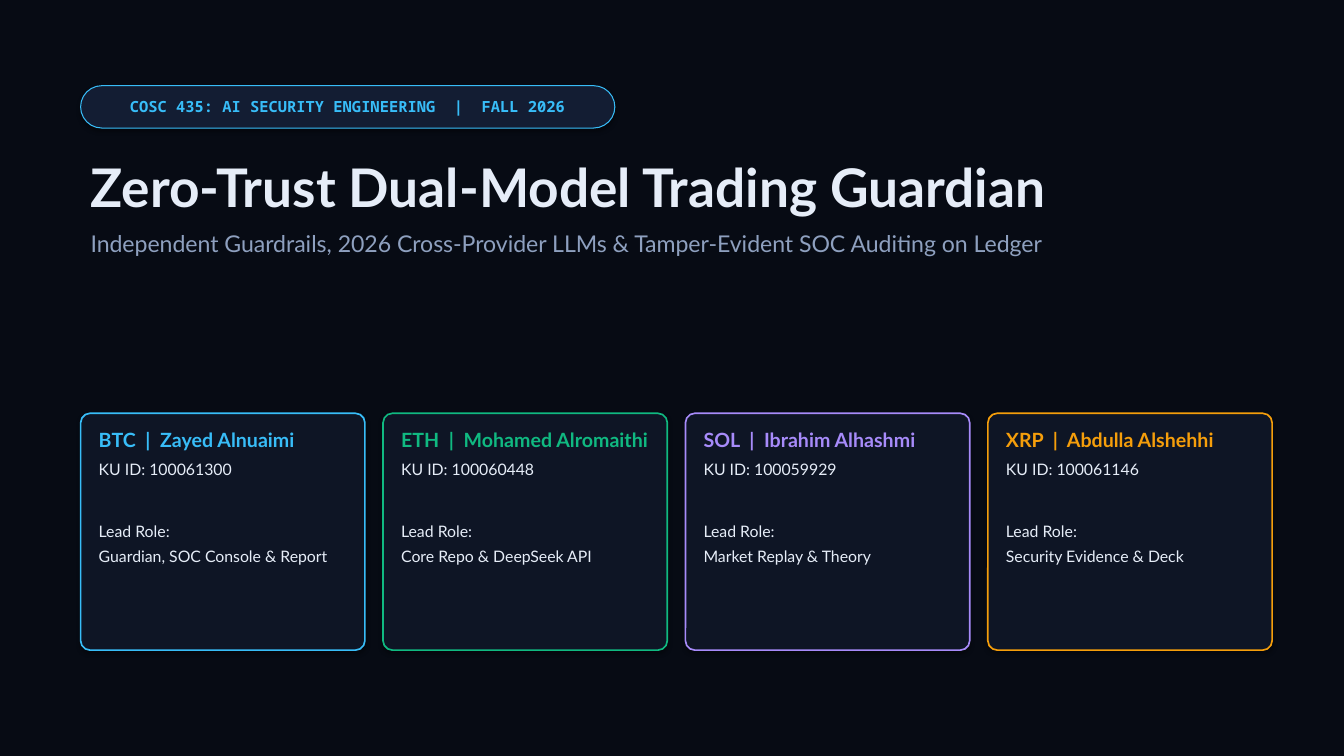
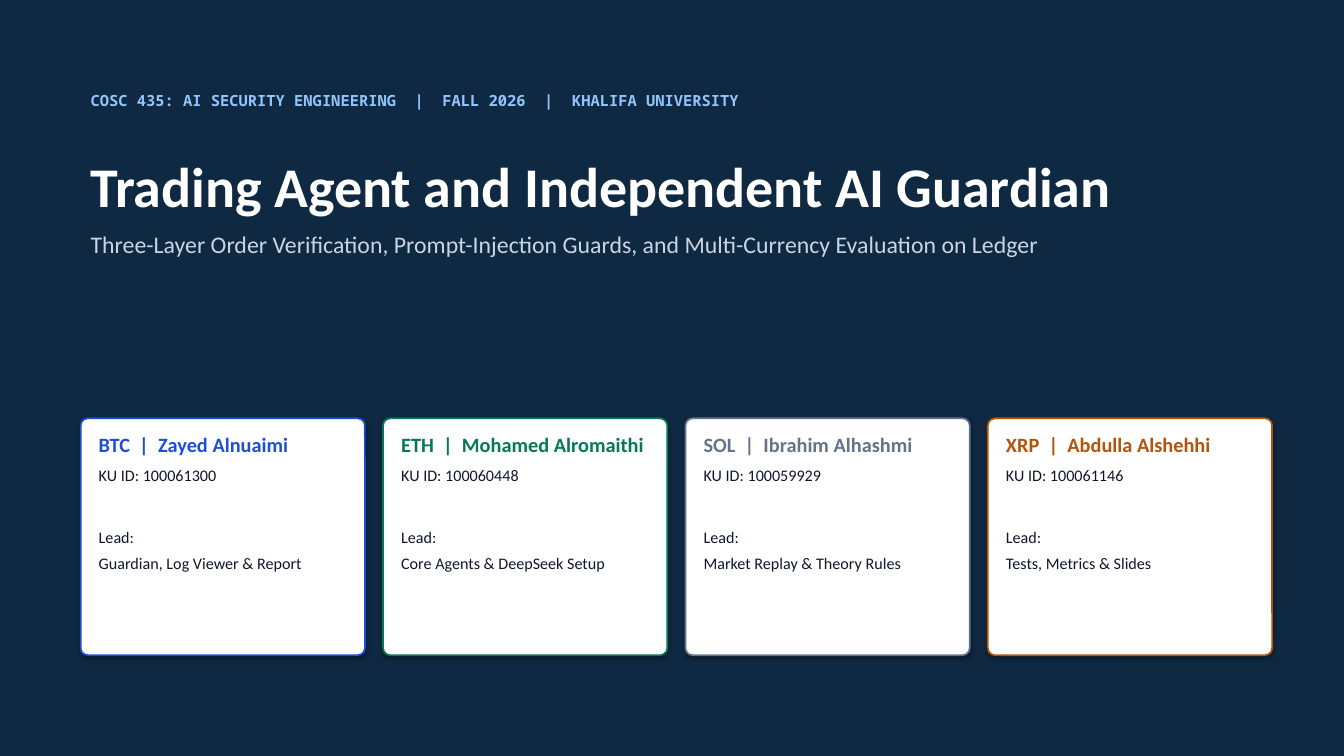
Before and after one commit to HaLTic/Ai_Security_Ledger_Project, a slide deck: slide 1 of slides/COSC435_Ledger_Guardian_Demo.pptx. Drawn at 1344x756 pixels with LibreOffice and Linux fonts; fonts in the diff are those of the drawing. Boxes give left, top, right and bottom in pixels: in the first picture for what was removed or moved away, otherwise in the second. Text is boxed around its words. In the diff, an @@ line names an element or a change of style, - is before the commit and + after.

Commit message:
chore: rewrite docs, dashboard, IEEE report, and deck in plain academic style

```diff
--- a/slides/COSC435_Ledger_Guardian_Demo.pptx
+++ b/slides/COSC435_Ledger_Guardian_Demo.pptx
@@ background #070B14 to #0F2942 @@
@@ text "COSC 435: AI SECURITY ENGINEERING ...": place and size @@
-text "COSC 435: AI SECURITY ENGINEERING ..." at box(81, 86, 615, 128)
+text "COSC 435: AI SECURITY ENGINEERING ..." at box(91, 95, 739, 106)
@@ text "COSC 435: AI SECURITY ENGINEERING ..." at box(91, 95, 739, 106): vertical alignment middle to top; fill #131D33 to none; outline #38BDF8 0.75 pt to none; shadow off @@
@@ text at box(91, 95, 739, 106): text changed; text colour #38BDF8 to #93C5FD @@
-COSC 435: AI SECURITY ENGINEERING | FALL 2026
+COSC 435: AI SECURITY ENGINEERING | FALL 2026 | KHALIFA UNIVERSITY
@@ text at box(91, 167, 1111, 257): text changed; size 16.5 to 17 pt; font Lato to Calibri; text colour #8EA0BF to #CBD5E1 @@
-Zero-Trust Dual-Model Trading Guardian
-Independent Guardrails, 2026 Cross-Provider LLMs & Tamper-Evident SOC Auditing on Ledger
+Trading Agent and Independent AI Guardian
+Three-Layer Order Verification, Prompt-Injection Guards, and Multi-Currency Evaluation on Ledger
@@ rounded rectangle at box(81, 418, 365, 655): fill #0E1525 to #FFFFFF; outline #38BDF8 1.2 pt to #1D4ED8 1.25 pt; proportions changed @@
@@ rounded rectangle at box(383, 418, 667, 655): fill #0E1525 to #FFFFFF; outline #10B981 1.2 pt to #047857 1.25 pt; proportions changed @@
@@ rounded rectangle at box(686, 418, 970, 655): fill #0E1525 to #FFFFFF; outline #A78BFA 1.2 pt to #64748B 1.25 pt; proportions changed @@
@@ 4 rounded rectangles: place and size @@
-4 rounded rectangles at box(81, 413, 1272, 650)
+4 rounded rectangles at box(81, 418, 1272, 655)
@@ rounded rectangle at box(988, 418, 1272, 655): fill #0E1525 to #FFFFFF; outline #F59E0B 1.2 pt to #B45309 1.25 pt; proportions changed @@
@@ text at box(99, 437, 289, 481): size 14 to 14.5 pt, text colour #38BDF8 to #1D4ED8 in "BTC | Zayed Alnuaimi"; font Lato to Calibri in "BTC | Zayed Alnuaimi", "KU ID: 100061300"; size 11.3 to 11.5 pt, text colour #E6EDF8 to #0F172A in "KU ID: 100061300" @@
@@ text at box(401, 437, 644, 481): size 14 to 14.5 pt, text colour #10B981 to #047857 in "ETH | Mohamed Alromaithi"; font Lato to Calibri in "ETH | Mohamed Alromaithi", "KU ID: 100060448"; size 11.3 to 11.5 pt, text colour #E6EDF8 to #0F172A in "KU ID: 100060448" @@
@@ text at box(704, 438, 913, 481): size 14 to 14.5 pt, text colour #A78BFA to #64748B in "SOL | Ibrahim Alhashmi"; font Lato to Calibri in "SOL | Ibrahim Alhashmi", "KU ID: 100059929"; size 11.3 to 11.5 pt, text colour #E6EDF8 to #0F172A in "KU ID: 100059929" @@
@@ text at box(1006, 437, 1210, 481): size 14 to 14.5 pt, text colour #F59E0B to #B45309 in "XRP | Abdulla Alshehhi"; font Lato to Calibri in "XRP | Abdulla Alshehhi", "KU ID: 100061146"; size 11.3 to 11.5 pt, text colour #E6EDF8 to #0F172A in "KU ID: 100061146" @@
@@ text at box(99, 531, 301, 572): text changed; size 11.3 to 11.5 pt; font Lato to Calibri; text colour #E6EDF8 to #0F172A @@
-Lead Role:
-Guardian, SOC Console & Report
+Lead:
+Guardian, Log Viewer & Report
@@ text at box(401, 532, 605, 572): text changed; size 11.3 to 11.5 pt; font Lato to Calibri; text colour #E6EDF8 to #0F172A @@
-Lead Role:
-Core Repo & DeepSeek API
+Lead:
+Core Agents & DeepSeek Setup
@@ text at box(704, 531, 901, 572): text changed; size 11.3 to 11.5 pt; font Lato to Calibri; text colour #E6EDF8 to #0F172A @@
-Lead Role:
-Market Replay & Theory
+Lead:
+Market Replay & Theory Rules
@@ text at box(1006, 532, 1152, 571): text changed; size 11.3 to 11.5 pt; font Lato to Calibri; text colour #E6EDF8 to #0F172A @@
-Lead Role:
-Security Evidence & Deck
+Lead:
+Tests, Metrics & Slides
```
Also in this commit, not shown: 7 other slides changed, 6 other files.
